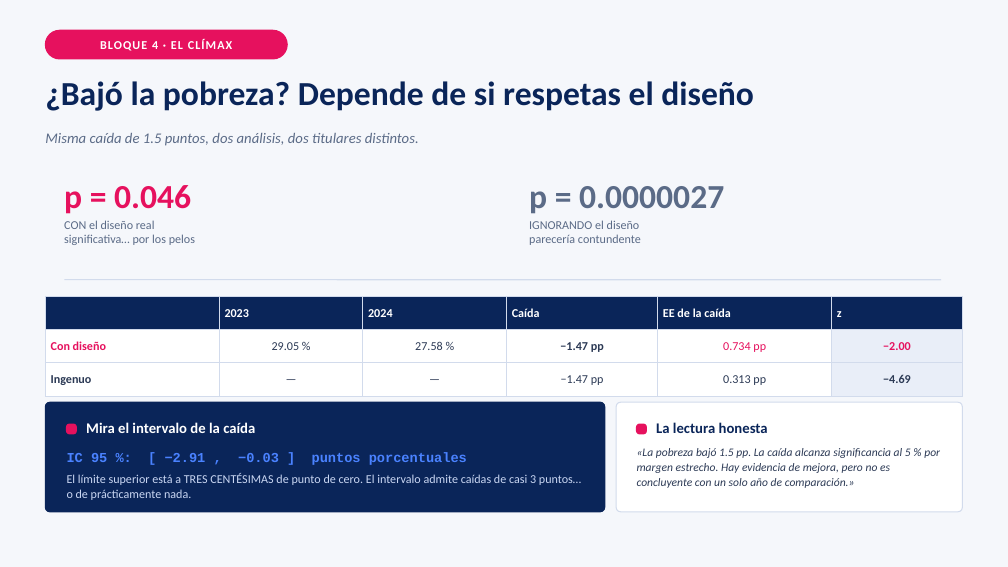
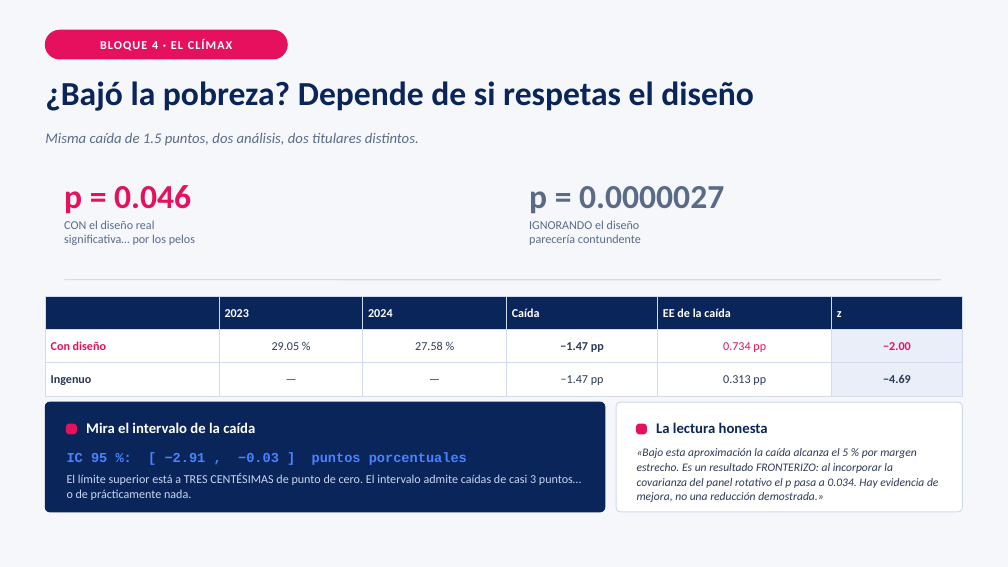
Before and after one commit to josefrodrim/Estad-stica-Descriptiva-E-Inferencial, a slide deck: slide 8 of Taller_7/PPT/Taller_Pobreza_ENAHO.pptx. Drawn at 1008x567 pixels with LibreOffice and Linux fonts; fonts in the diff are those of the drawing. Boxes give left, top, right and bottom in pixels: in the first picture for what was removed or moved away, otherwise in the second. Text is boxed around its words. In the diff, an @@ line names an element or a change of style, - is before the commit and + after.

```diff
--- a/Taller_7/PPT/Taller_Pobreza_ENAHO.pptx
+++ b/Taller_7/PPT/Taller_Pobreza_ENAHO.pptx
@@ text at (637,448,938,502): text changed @@
-«La pobreza bajó 1.5 pp. La caída alcanza significancia al 5 % por margen estrecho. Hay evidencia de mejora, pero no es concluyente con un solo año de comparación.»
+«Bajo esta aproximación la caída alcanza el 5 % por margen estrecho. Es un resultado FRONTERIZO: al incorporar la covarianza del panel rotativo el p pasa a 0.034. Hay evidencia de mejora, no una reducción demostrada.»
```
Also in this commit, not shown: 5 other slides changed, 10 other files.
